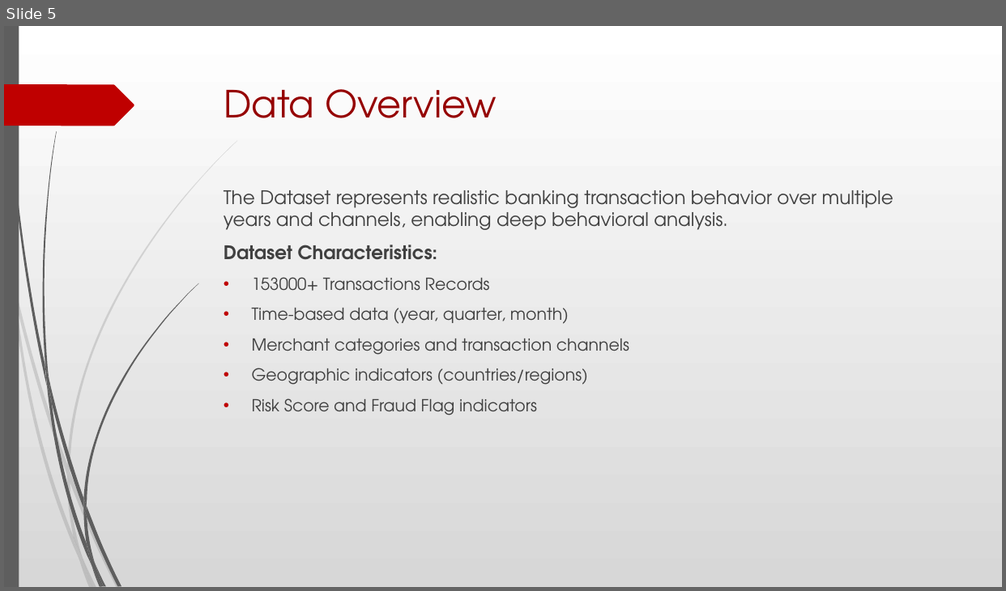
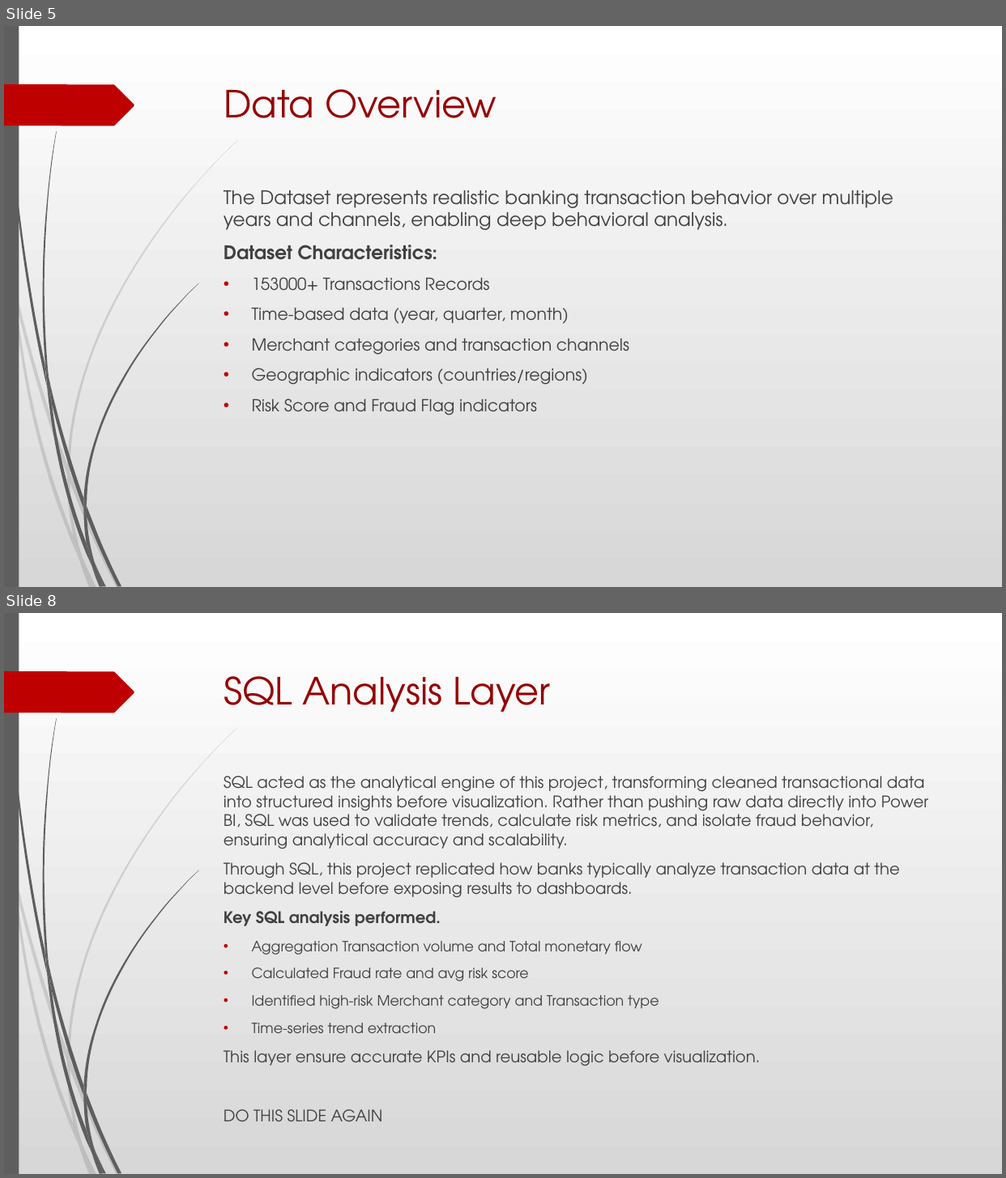
Before and after one commit to Garvdudy/ETL-Banking-Transactions-Combined-Pipeline-Project, a slide deck: Global Banking Fraud Detection & Risk Analysis Presentation.pptx. Shown one above the other, each under a label of ours: slide 5 before the commit, slides 5 and 8 after it; the slides between them are not shown. The pictures are 1006x591 and 1006x1178 pixels, drawn with LibreOffice and Linux fonts; fonts in the diff are those of the drawing. Boxes give left, top, right and bottom in pixels: in the first picture for what was removed or moved away, otherwise in the second. Text is boxed around its words. In the diff, an @@ line names an element or a change of style, - is before the commit and + after.

Commit message:
Updating Final Project Presentation Report and SQL Script File

```diff
--- a/Global Banking Fraud Detection & Risk Analysis Presentation.pptx
+++ b/Global Banking Fraud Detection & Risk Analysis Presentation.pptx
@@ slide 8 added at (x1=4, y1=613, x2=1002, y2=1174), background gradient #FFFFFF to #D7D7D7; not listed: 24 template elements that a slide beside it also shows @@
@@ title added at (x1=224, y1=676, x2=550, y2=712), 36 pt, text #950000 @@
+SQL Analysis Layer
@@ text added at (x1=224, y1=776, x2=929, y2=1066), 15.3 pt, text #404040 @@
+SQL acted as the analytical engine of this project, transforming cleaned transactional data into structured insights before visualization. Rather than pushing raw data directly into Power BI, SQL was used to validate trends, calculate risk metrics, and isolate fraud behavior, ensuring analytical accuracy and scalability.
+Through SQL, this project replicated how banks typically analyze transaction data at the backend level before exposing results to dashboards.
+Key SQL analysis performed.
+• Aggregation Transaction volume and Total monetary flow
+• Calculated Fraud rate and avg risk score
+• Identified high-risk Merchant category and Transaction type
+• Time-series trend extraction
+This layer ensure accurate KPIs and reusable logic before visualization.
+DO THIS SLIDE AGAIN
```
Also in this commit, not shown: 1 slide changed, 2 other slides added, 1 slide removed, 1 other file.
